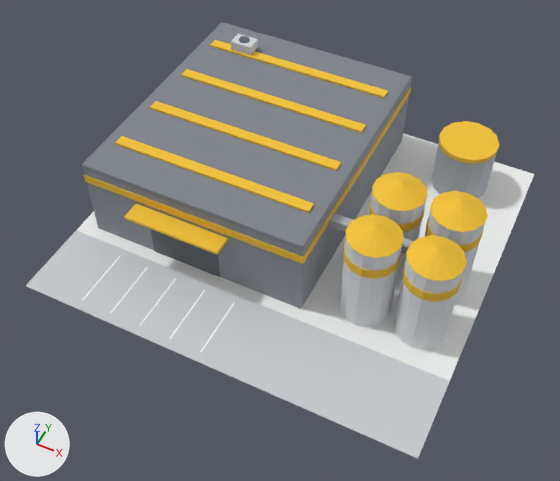
What one commit did to the glTF model public/models/foodplant.glb.
One viewpoint serves both versions: a camera (50 mm lens) standing at (18.3, -39.7, 47.1) and looking at (0.2, -3.4, 1.7). The axes (+X, +Y, +Z) are drawn at lower left. The lights are the same throughout. The picture after the commit comes second.

The first picture shows 'foodplant'.
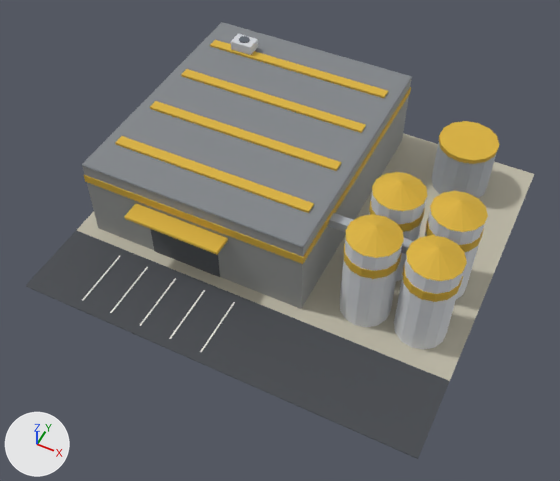
What differs and where, as boxes (x1, y1, x2, y2) in the pictures (560 x 481 px):
```json
{"object": "foodplant", "change": "recoloured", "before": [26, 38, 534, 459], "after": [26, 38, 534, 459], "on screen": "darker"}
```

The change, as JSON lines over the scene's bpy script:
```json
{"op": "set", "path": "mat_asphalt.base_color", "old": "(0.584, 0.604, 0.631)", "new": "(0.0595, 0.0648, 0.0742)", "note": "light grey #c9ccd0 -> dark grey #45484d"}
{"op": "set", "path": "mat_pad.base_color", "old": "(0.855, 0.871, 0.855)", "new": "(0.509, 0.479, 0.381)", "note": "white #eef0ee -> grey #bdb8a6"}
{"op": "set", "path": "mat_ind_yellow.base_color", "old": "(0.888, 0.539, 0.0296)", "new": "(0.694, 0.44, 0.0423)", "note": "yellow #f2c230 -> yellow #d9b13a"}
{"op": "set", "path": "mat_ind_dark.base_color", "old": "(0.122, 0.136, 0.156)", "new": "(0.0908, 0.0999, 0.112)", "note": "dark grey #62676e -> dark grey #55595e"}
```
